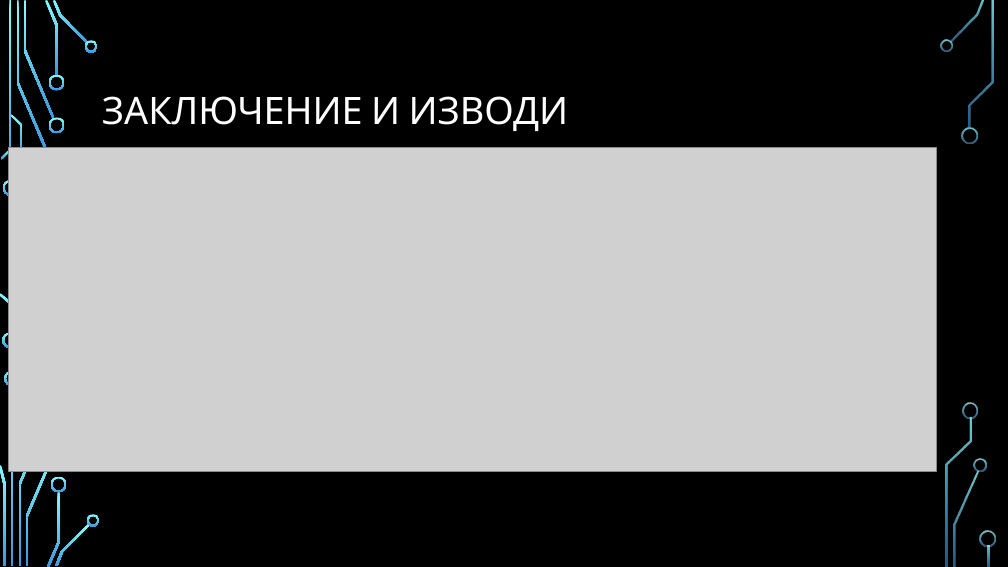
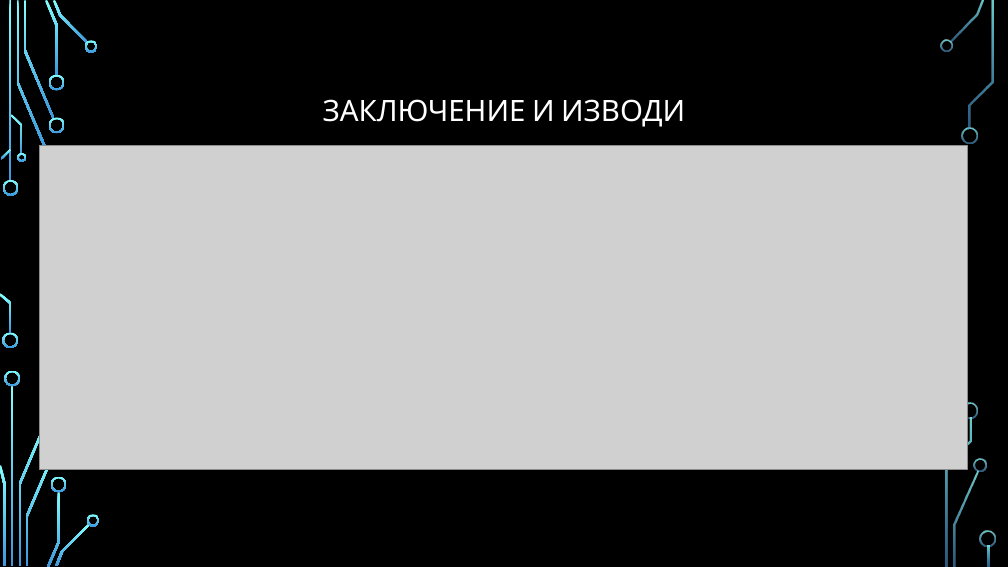
Before and after one commit to pgee-dzi2024/Theme_2508, a slide deck: slide 9 of dr/presentation.pptx. Drawn at 1008x567 pixels with LibreOffice and Linux fonts; fonts in the diff are those of the drawing; grey boxes stand for pictures; background and template pictures are left out. Boxes give left, top, right and bottom in pixels: in the first picture for what was removed or moved away, otherwise in the second. Text is boxed around its words. In the diff, an @@ line names an element or a change of style, - is before the commit and + after.

```diff
--- a/dr/presentation.pptx
+++ b/dr/presentation.pptx
@@ title "ЗАКЛЮЧЕНИЕ И ИЗВОДИ" at bbox=[323, 99, 685, 127]: size 36 to 28 pt; alignment left to centre @@
@@ picture: place and size @@
-picture at bbox=[8, 147, 937, 471]
+picture at bbox=[40, 145, 969, 469]
@@ freeform shape added at bbox=[17, 153, 26, 162], fill gradient #82FFFF to #3D97DE @@
```
Also in this commit, not shown: 7 other slides changed, 1 other file.
